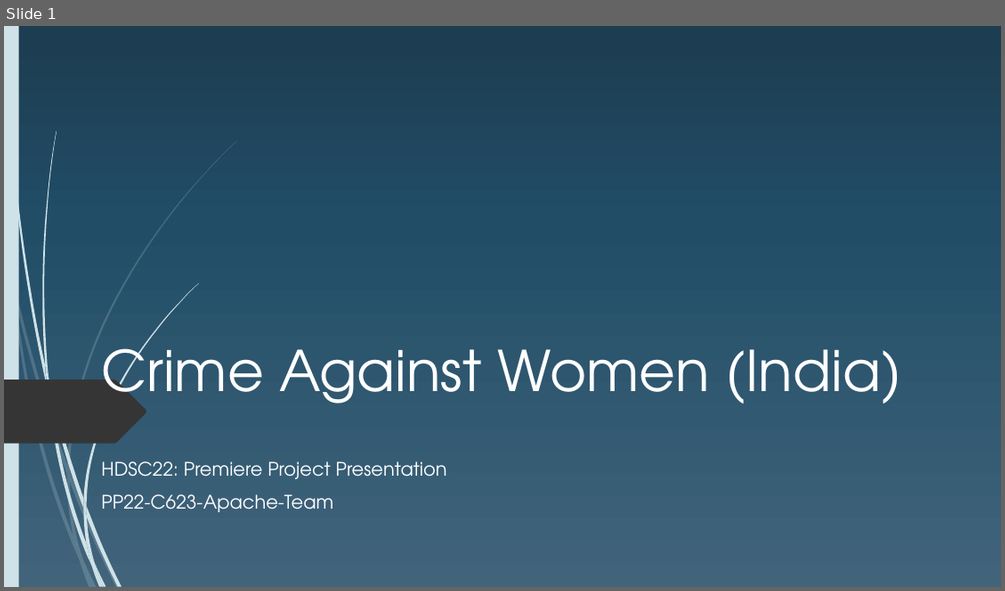
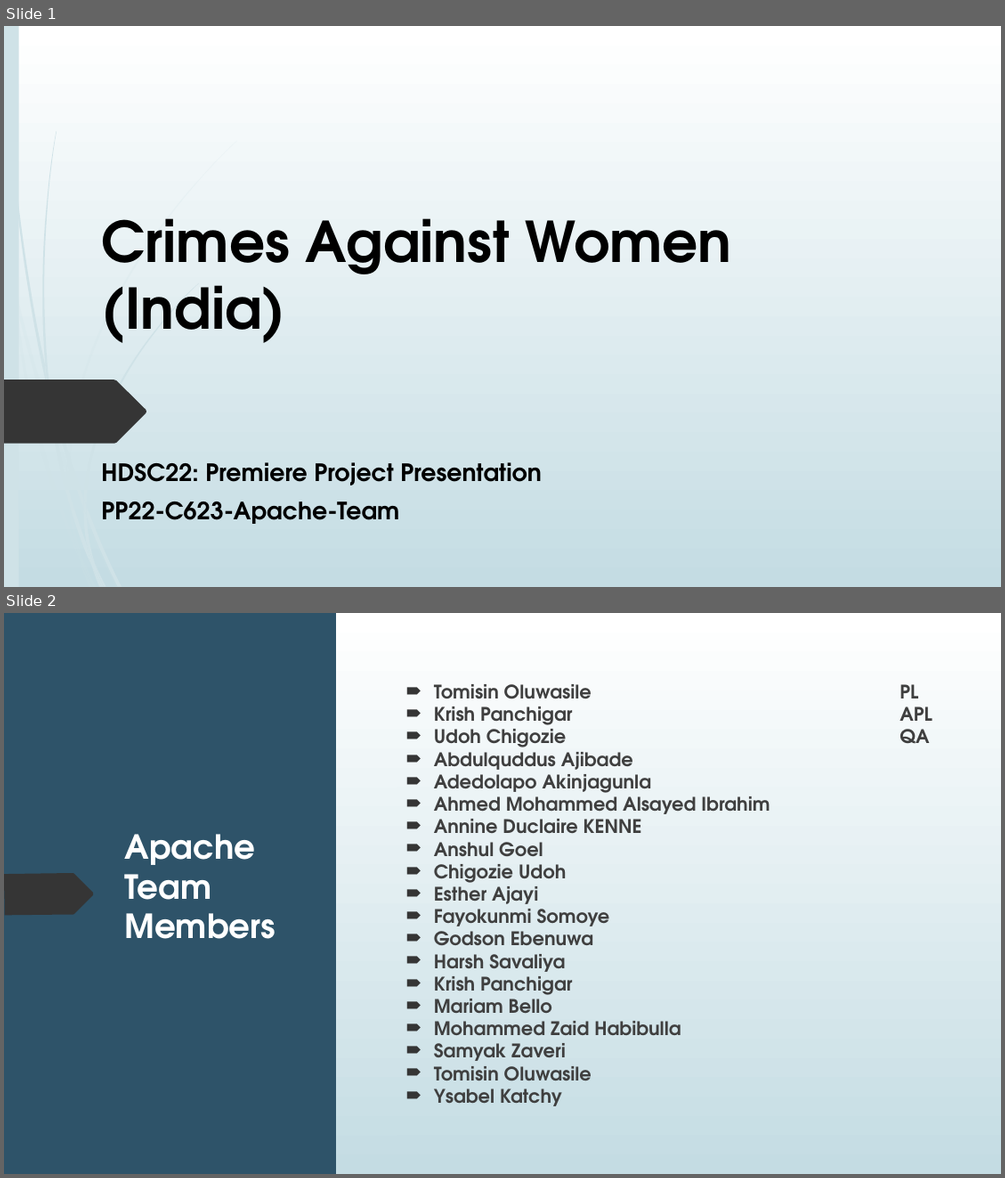
Before and after one commit to apacheteam/Crime-Against-Women-PP22-C623-APACHE-TEAM, a slide deck: PPT.pptx. Shown one above the other, each under a label of ours: slide 1 before the commit, slides 1 and 2 after it. The pictures are 1005x591 and 1005x1178 pixels, drawn with LibreOffice and Linux fonts; fonts in the diff are those of the drawing. Boxes give left, top, right and bottom in pixels: in the first picture for what was removed or moved away, otherwise in the second. Text is boxed around its words. In the diff, an @@ line names an element or a change of style, - is before the commit and + after.

```diff
--- a/PPT.pptx
+++ b/PPT.pptx
@@ slide 2 added at (4,613,1001,1174), background gradient #FFFFFF to #C4DCE3 @@
@@ rectangle added at (4,613,19,1174), fill #2E5369 @@
@@ rectangle added at (4,613,336,1174), fill #2E5369 @@
@@ rectangle added at (396,613,1001,1174), fill gradient #FFFFFF to #C4DCE3 @@
@@ freeform shape added at (4,672,134,713), fill #353535 @@
@@ text added at (434,684,769,1106), 18 pt, text #3F3F3F, bold @@
+🠶 Tomisin Oluwasile PL
+🠶 Krish Panchigar APL
+🠶 Udoh Chigozie QA
+🠶 Abdulquddus Ajibade
+🠶 Adedolapo Akinjagunla
+🠶 Ahmed Mohammed Alsayed Ibrahim
+🠶 Annine Duclaire KENNE
+🠶 Anshul Goel
+🠶 Chigozie Udoh
+🠶 Esther Ajayi
+🠶 Fayokunmi Somoye
+🠶 Godson Ebenuwa
+🠶 Harsh Savaliya
+🠶 Krish Panchigar
+🠶 Mariam Bello
+🠶 Mohammed Zaid Habibulla
+🠶 Samyak Zaveri
+🠶 Tomisin Oluwasile
+🠶 Ysabel Katchy
@@ title added at (124,834,275,939), 32 pt, text #FFFFFF, bold @@
+Apache Team Members
@@ freeform shape added at (4,873,94,915), fill #353535 @@
@@ group added at (4,824,120,1174): 5 freeform shapes @@
@@ group added at (7,613,121,1174): 5 freeform shapes @@
@@ slide 1 changed as well @@
@@ background gradient #42647C to #224D67 to #1D3D51 to gradient #FFFFFF to #C4DCE3 @@
@@ title at (101,218,732,343): text changed; text colour #FFFFFF to #000000; bold on @@
-Crime Against Women (India)
+Crimes Against Women (India)
@@ subtitle "HDSC22: Premiere Project Presentation" at (101,462,542,524): size 18 to 23 pt, text colour #FFFFFF to #000000, bold on; less space between paragraphs @@
```
Also in this commit, not shown: 4 other slides changed, 9 other slides added, 9 slides removed, 4 other files.
